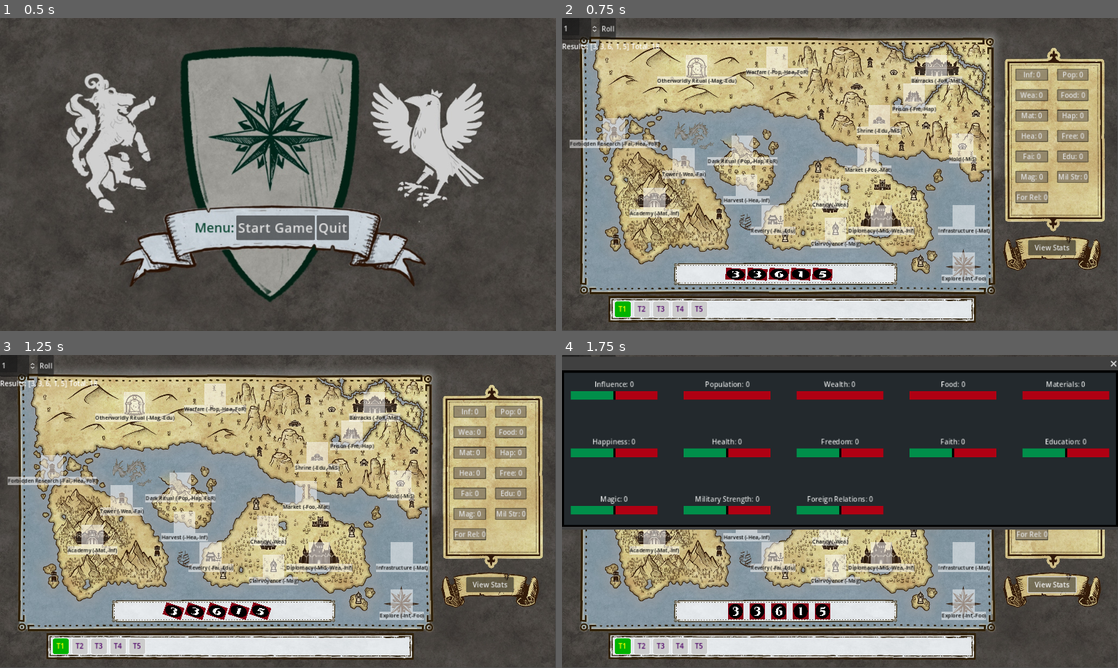
Above: before the commit, frames 1-4 (two rows, left to right).
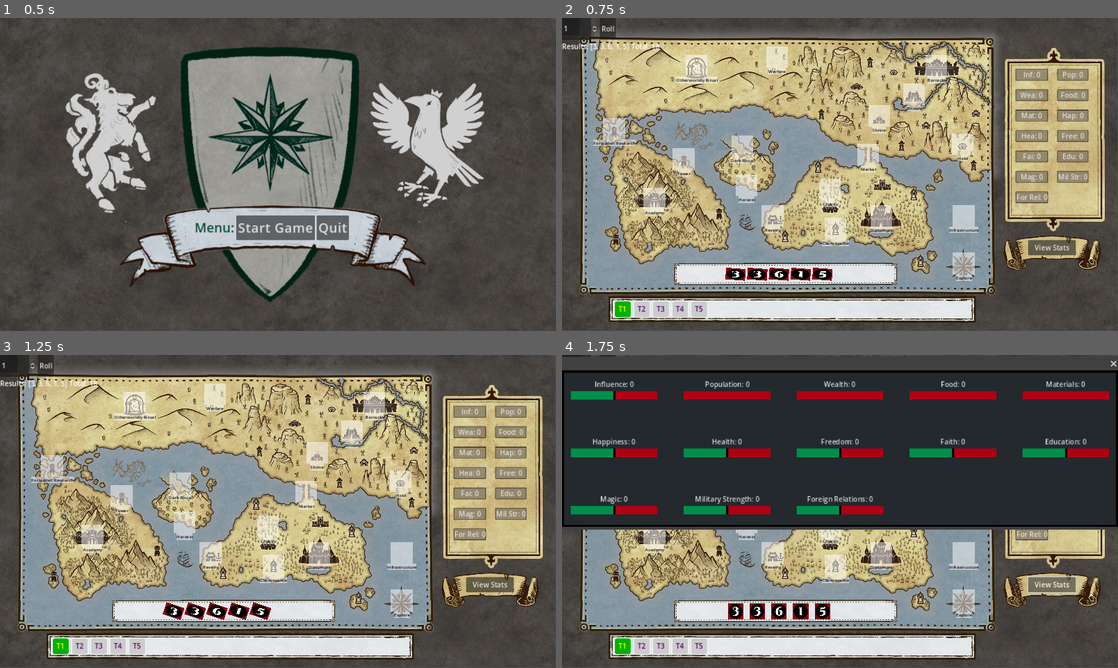
Above: after the commit, the same moments.

Repository: Evenwood/godotgamejam77
Game: Godot game, scene res://Main.tscn
The game is run twice, just before and just after one commit, with the same random seed, the same clock (stepped at 60 frames per second) and the same inputs.
Inputs:
- Up to frame 1 (0.5 s): no input
- Up to frame 2 (0.75 s): click "Start Game" at 0.5 s
- Up to frame 3 (1.25 s): no input
- Up to frame 4 (1.75 s): click "View Stats" at 1.25 s

Frame 1 is identical in both runs. In frame 2, 3.6% of the frame differs, in the area x 1-77%, y 16-85%; in frame 3, 3.6%; in frame 4, 1.4%.

Commit message:
Updated cost abbrevations

Diff:
--- a/game/ActionControl/actions.gd
+++ b/game/ActionControl/actions.gd
@@ -678,6 +678,7 @@
 
 func processForbiddenResearch(val: int) -> void:
 	State.chaos += 1
+	# +Edu,+Fre
 	StatisticalGrowth.increaseStatistic(Datatypes.STATISTICS.Education, val * HIGH_OUTPUT)
 	StatisticalGrowth.increaseStatistic(Datatypes.STATISTICS.Freedom, val * OUTPUT)
 	StatisticalGrowth.decreaseStatistic(Datatypes.STATISTICS.Faith, val * OUTPUT)
@@ -875,74 +876,74 @@
 			#StatisticalGrowth.decreaseStatistic(Datatypes.STATISTICS.MilitaryStrength, val * OUTPUT)
 			#StatisticalGrowth.decreaseStatistic(Datatypes.STATISTICS.Wealth, val * OUTPUT)
 			#StatisticalGrowth.decreaseStatistic(Datatypes.STATISTICS.Influence, val * REDUCED_OUTPUT)
-			abbrev = "-MiS,-Wea,-Inf"
+			abbrev = "+FoR,+RNG,-MiS,-Wea,-Inf"
 		Datatypes.ACTIONS.Clairvoyance:
 			#StatisticalGrowth.decreaseStatistic(Datatypes.STATISTICS.Magic, val * HIGH_OUTPUT)
-			abbrev = "-Mag"
+			abbrev = "+Edu,+Fai,-Mag"
 		Datatypes.ACTIONS.Harvest:
 			#StatisticalGrowth.decreaseStatistic(Datatypes.STATISTICS.Health, val * OUTPUT)
 			#StatisticalGrowth.decreaseStatistic(Datatypes.STATISTICS.Influence, val * REDUCED_OUTPUT)
-			abbrev = "-Hea,-Inf"
+			abbrev = "+Foo,+Mat,-Hea,-Inf"
 		Datatypes.ACTIONS.Explore:
 			#StatisticalGrowth.decreaseStatistic(Datatypes.STATISTICS.Influence, val * OUTPUT)
 			#StatisticalGrowth.decreaseStatistic(Datatypes.STATISTICS.Food, val * HIGH_OUTPUT)
-			abbrev = "-Inf,-Foo"
+			abbrev = "+Fre,+Edu,+RAN,-Inf,-Foo"
 		Datatypes.ACTIONS.Market:
 			#StatisticalGrowth.decreaseStatistic(Datatypes.STATISTICS.Food, val * OUTPUT)
 			#StatisticalGrowth.decreaseStatistic(Datatypes.STATISTICS.Materials, val * OUTPUT)
-			abbrev = "-Foo,-Mat"
+			abbrev = "+Wea,-Foo,-Mat"
 		Datatypes.ACTIONS.Shrine:
 			#StatisticalGrowth.decreaseStatistic(Datatypes.STATISTICS.Education, val * OUTPUT)
 			#StatisticalGrowth.decreaseStatistic(Datatypes.STATISTICS.MilitaryStrength, val * REDUCED_OUTPUT)
-			abbrev = "-Edu,-MiS"
+			abbrev = "+Fai,+Mag,+RAN,-Edu,-MiS"
 		Datatypes.ACTIONS.Tower:
 			#StatisticalGrowth.decreaseStatistic(Datatypes.STATISTICS.Wealth, val * HIGH_OUTPUT)
 			#StatisticalGrowth.decreaseStatistic(Datatypes.STATISTICS.Faith, val * REDUCED_OUTPUT)
-			abbrev = "-Wea,-Fai"
+			abbrev = "+Mag,+MiS,-Wea,-Fai"
 		Datatypes.ACTIONS.Prison:
 			#StatisticalGrowth.decreaseStatistic(Datatypes.STATISTICS.Freedom, val * HIGH_OUTPUT)
 			#StatisticalGrowth.decreaseStatistic(Datatypes.STATISTICS.Happiness, val * OUTPUT)
-			abbrev = "-Fre,-Hap"
+			abbrev = "+Inf,+Mat,+MiS,-Fre,-Hap"
 		Datatypes.ACTIONS.Barracks:
 			#StatisticalGrowth.decreaseStatistic(Datatypes.STATISTICS.ForeignRelations, val * HIGH_OUTPUT)
 			#StatisticalGrowth.decreaseStatistic(Datatypes.STATISTICS.Materials, val * OUTPUT)
-			abbrev = "-FoR,-Mat"
+			abbrev = "+MiS,+Inf,-FoR,-Mat"
 		Datatypes.ACTIONS.Academy:
 			#StatisticalGrowth.decreaseStatistic(Datatypes.STATISTICS.Materials, val * HIGH_OUTPUT)
 			#StatisticalGrowth.decreaseStatistic(Datatypes.STATISTICS.Influence, val * REDUCED_OUTPUT)
-			abbrev = "-Mat,-Inf"
+			abbrev = "+Edu,+RAN,-Mat,-Inf"
 		Datatypes.ACTIONS.Charity:
 			#StatisticalGrowth.decreaseStatistic(Datatypes.STATISTICS.Wealth, val * MAJOR_OUTPUT)
-			abbrev = "-Wea"
+			abbrev = "+Inf,+Hap,+Hea,-Wea"
 		Datatypes.ACTIONS.Hold:
 			#StatisticalGrowth.decreaseStatistic(Datatypes.STATISTICS.MilitaryStrength, val * MAJOR_OUTPUT)
-			abbrev = "-MiS"
+			abbrev = "+Inf,+Hap,-MiS"
 		Datatypes.ACTIONS.Infrastructure:
 			#StatisticalGrowth.decreaseStatistic(Datatypes.STATISTICS.Materials, val * MAJOR_OUTPUT)
-			abbrev = "-Mat"
+			abbrev = "+Pop,+Hea,+Wea,-Mat"
 		Datatypes.ACTIONS.DarkRitual:
 			#StatisticalGrowth.decreaseStatistic(Datatypes.STATISTICS.Population, val * HIGH_OUTPUT)
 			#StatisticalGrowth.decreaseStatistic(Datatypes.STATISTICS.Happiness, val * HIGH_OUTPUT)
 			#StatisticalGrowth.decreaseStatistic(Datatypes.STATISTICS.Influence, val * REDUCED_OUTPUT)
-			abbrev = "-Pop,-Hap,-FoR"
+			abbrev = "+Mag,+Foo,+Mat,+Wea,+Fai,-Pop,-Hap,-FoR"
 		Datatypes.ACTIONS.Warfare:
 			#StatisticalGrowth.decreaseStatistic(Datatypes.STATISTICS.Population, val * HIGH_OUTPUT)
 			#StatisticalGrowth.decreaseStatistic(Datatypes.STATISTICS.Health, val * REDUCED_OUTPUT)
 			#StatisticalGrowth.decreaseStatistic(Datatypes.STATISTICS.ForeignRelations, val * REDUCED_OUTPUT)
-			abbrev = "-Pop,-Hea,-FoR"
+			abbrev = "+Fre,+Wea,+Mat,+Fai,-Pop,-Hea,-FoR"
 		Datatypes.ACTIONS.OtherworldlyRitual:
 			#StatisticalGrowth.decreaseStatistic(Datatypes.STATISTICS.Magic, val * HIGH_OUTPUT)
 			#StatisticalGrowth.decreaseStatistic(Datatypes.STATISTICS.Education, val * REDUCED_OUTPUT)
-			abbrev = "-Mag,-Edu"
+			abbrev = "+Pop,+Foo,+Mat,-Mag,-Edu"
 		Datatypes.ACTIONS.Revelry:
 			#StatisticalGrowth.decreaseStatistic(Datatypes.STATISTICS.Faith, val * OUTPUT)
 			#StatisticalGrowth.decreaseStatistic(Datatypes.STATISTICS.Education, val * OUTPUT)
-			abbrev = "-Fai,-Edu"
+			abbrev = "+Hap,+Fre,-Fai,-Edu"
 		Datatypes.ACTIONS.ForbiddenResearch:
 			#StatisticalGrowth.decreaseStatistic(Datatypes.STATISTICS.Faith, val * OUTPUT)
 			#StatisticalGrowth.decreaseStatistic(Datatypes.STATISTICS.Health, val * OUTPUT)
 			#StatisticalGrowth.decreaseStatistic(Datatypes.STATISTICS.ForeignRelations, val * OUTPUT)
-			abbrev = "-Fai,-Hea,-FoR"
+			abbrev = "+Edu,+Fre,-Fai,-Hea,-FoR"
 		_:
 			pass
 	return abbrev;
--- a/game/DropZoneControl/drop_zone.gd
+++ b/game/DropZoneControl/drop_zone.gd
@@ -126,13 +126,13 @@
 	var style = StyleBoxFlat.new()
 	style.bg_color = Color(1, 1, 1, 0.5)
 	label.add_theme_stylebox_override("normal", style)
-	label.add_theme_font_size_override("font_size", 12)
+	label.add_theme_font_size_override("font_size", 10)
 
 	info_label.add_theme_color_override("font_color", Color.DARK_BLUE)
 	var info_style = StyleBoxFlat.new()
 	info_style.bg_color = Color(1, 1, 0, 0.8)
 	info_label.add_theme_stylebox_override("normal", info_style)
-	info_label.add_theme_font_size_override("font_size", 12)
+	info_label.add_theme_font_size_override("font_size", 10)
 	info_label.z_index = 10
 
 func set_up_confrm_dialog():
--- a/game/GUI/map_interface.gd
+++ b/game/GUI/map_interface.gd
@@ -74,7 +74,7 @@
 			text = "Otherworldly Ritual"
 		elif key == "ForbiddenResearch":
 			text = "Forbidden Research"
-		text += " (" + Actions.getCostAbbreviations(Datatypes.ACTIONS[key]) + ")"
+		#text += "\n(" + Actions.getCostAbbreviations(Datatypes.ACTIONS[key]) + ")"
 		dropzone.set_label_text(text)
 		dropzone.set_info_text(text)
 
